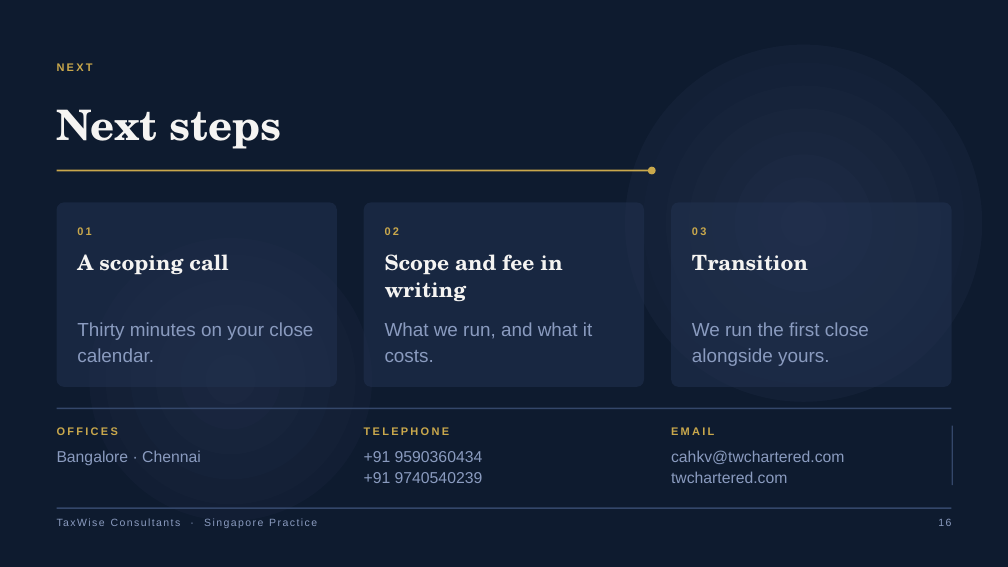
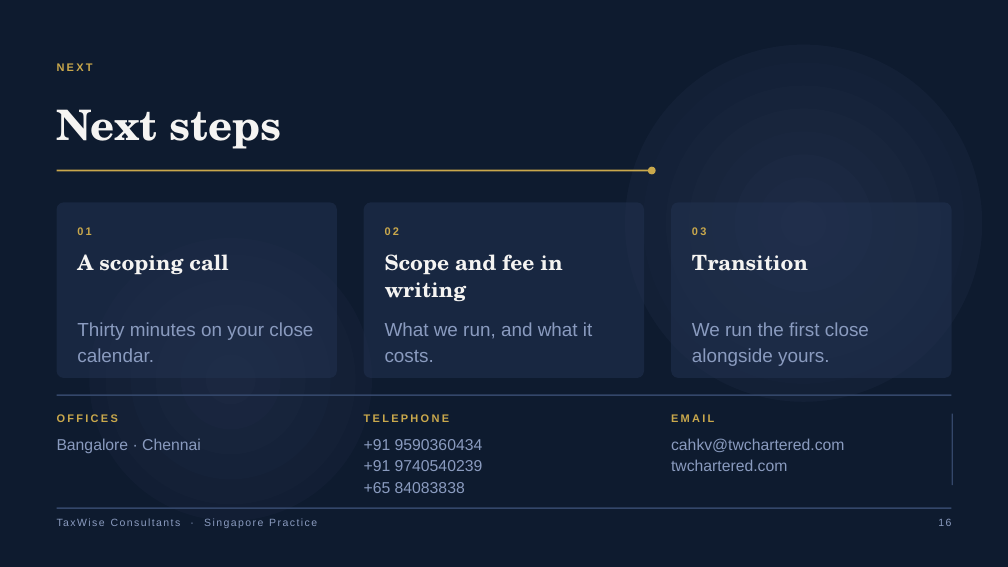
Before and after one commit to jnanottamgy/taxwise_consultants, a slide deck: slide 16 of singapore-deck/taxwise-singapore.pptx. Drawn at 1008x567 pixels with LibreOffice and Linux fonts; fonts in the diff are those of the drawing. Boxes give left, top, right and bottom in pixels: in the first picture for what was removed or moved away, otherwise in the second. Text is boxed around its words. In the diff, an @@ line names an element or a change of style, - is before the commit and + after.

```diff
--- a/singapore-deck/taxwise-singapore.pptx
+++ b/singapore-deck/taxwise-singapore.pptx
@@ rounded rectangle resized from (x1=57, y1=203, x2=337, y2=387) to (x1=57, y1=203, x2=337, y2=378) @@
@@ rounded rectangle resized from (x1=364, y1=203, x2=644, y2=387) to (x1=364, y1=203, x2=644, y2=378) @@
@@ rounded rectangle resized from (x1=671, y1=203, x2=952, y2=387) to (x1=671, y1=203, x2=952, y2=378) @@
@@ 3 texts, 1 rectangle moved together from (x1=57, y1=408, x2=952, y2=435) to (x1=57, y1=395, x2=952, y2=422) @@
@@ rectangle resized from (x1=952, y1=426, x2=954, y2=485) to (x1=952, y1=414, x2=954, y2=485) @@
@@ text "Bangalore · Chennai" moved from (x1=57, y1=450, x2=201, y2=465) to (x1=57, y1=438, x2=201, y2=453) @@
@@ text "+91 9590360434" moved from (x1=364, y1=451, x2=483, y2=483) to (x1=364, y1=439, x2=483, y2=493) @@
@@ text "cahkv@twchartered.com" moved from (x1=671, y1=450, x2=844, y2=483) to (x1=671, y1=438, x2=844, y2=471) @@
@@ text at (x1=364, y1=482, x2=465, y2=493): paragraph added @@
++65 84083838
```
Also in this commit, not shown: 2 other files.
